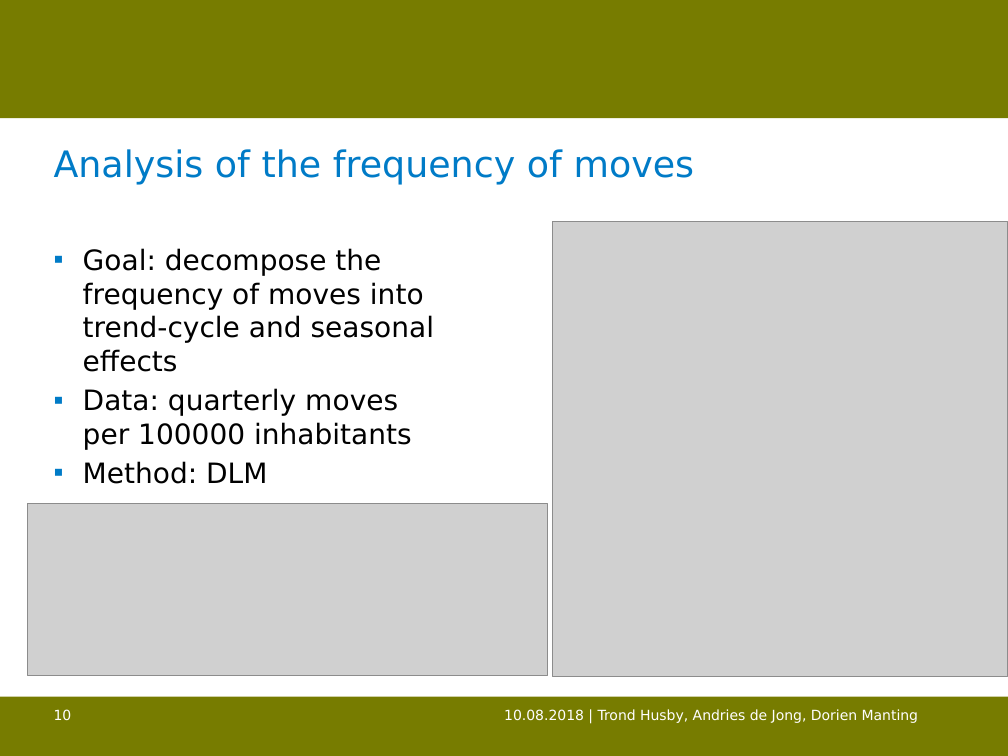
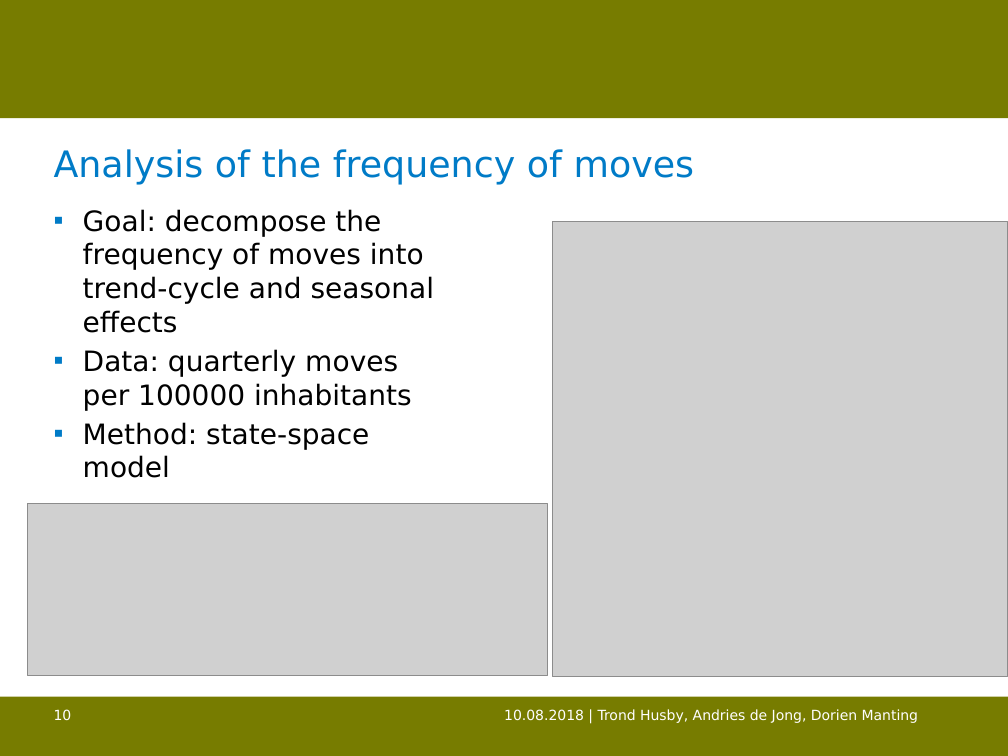
Before and after one commit to trondhusby/mobility_forecast, a slide deck: slide 10 of output/bsps-HUSBY.pptx. Drawn at 1008x756 pixels with LibreOffice and Linux fonts; fonts in the diff are those of the drawing; grey boxes stand for pictures; background and template pictures are left out. Boxes give left, top, right and bottom in pixels: in the first picture for what was removed or moved away, otherwise in the second. Text is boxed around its words. In the diff, an @@ line names an element or a change of style, - is before the commit and + after.

```diff
--- a/output/bsps-HUSBY.pptx
+++ b/output/bsps-HUSBY.pptx
@@ text at box(83, 422, 369, 478): text changed @@
-▪ Method: DLM
+▪ Method: state-space model
```
Also in this commit, not shown: 8 other slides changed.
